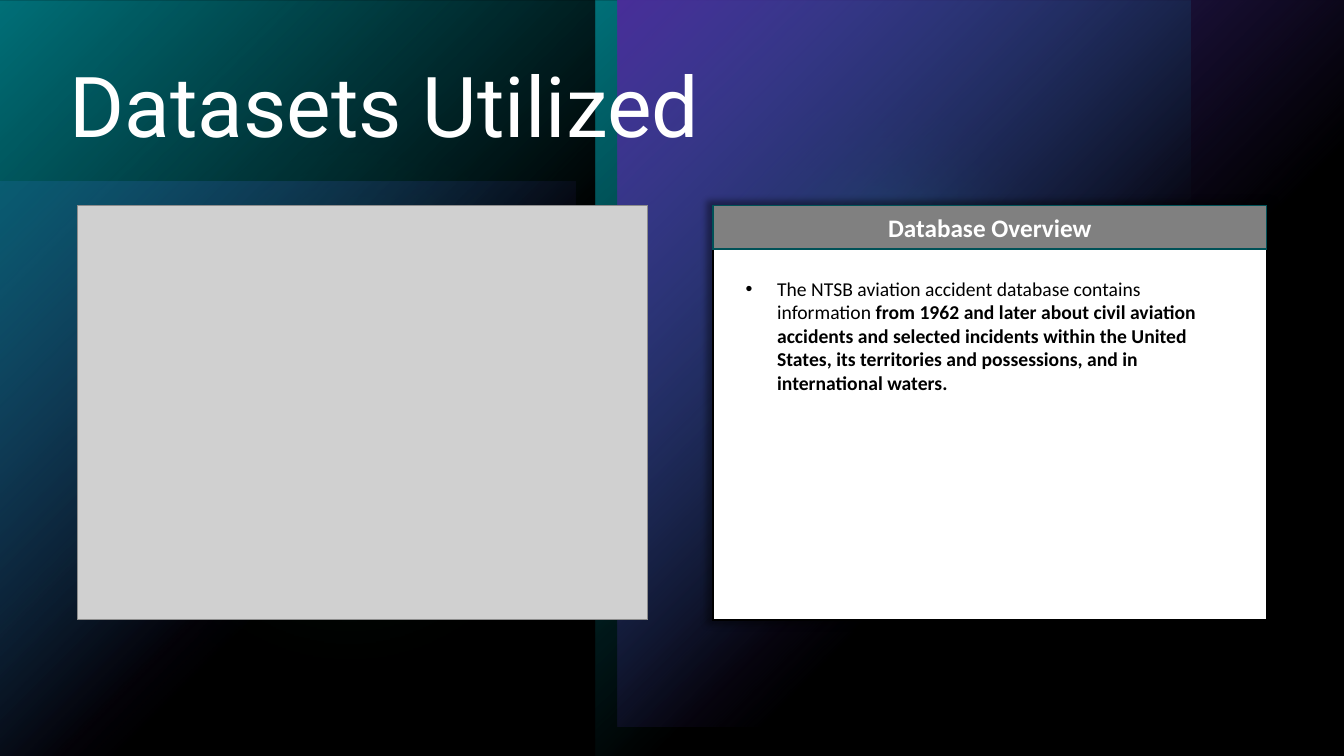
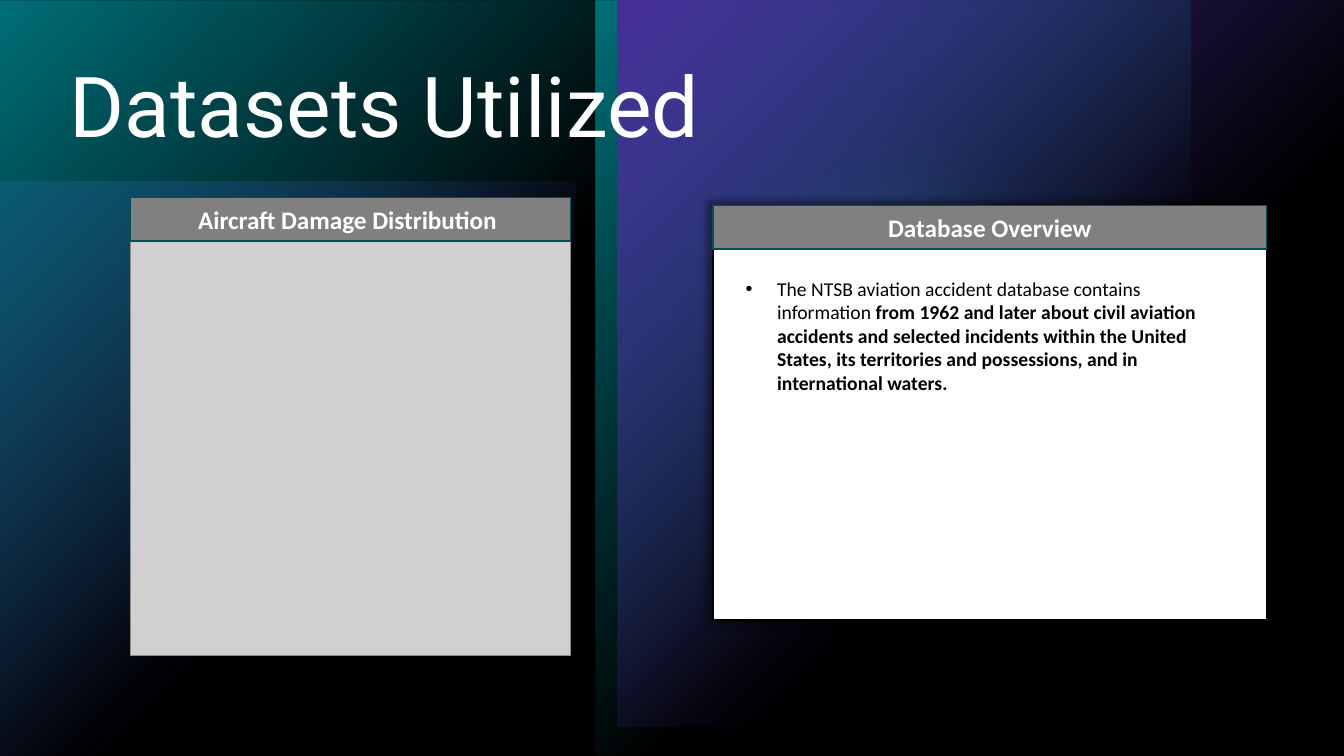
Before and after one commit to alecs1523/Aviation_Data_Analysis, a slide deck: slide 3 of phase_1_aviation_analysis.pptx. Drawn at 1344x756 pixels with LibreOffice and Linux fonts; fonts in the diff are those of the drawing; grey boxes stand for pictures. Boxes give left, top, right and bottom in pixels: in the first picture for what was removed or moved away, otherwise in the second. Text is boxed around its words. In the diff, an @@ line names an element or a change of style, - is before the commit and + after.

```diff
--- a/phase_1_aviation_analysis.pptx
+++ b/phase_1_aviation_analysis.pptx
@@ rectangle added at (x1=130, y1=198, x2=571, y2=241), fill #808080, outline #005258 1 pt, 18 pt, text #FFFFFF, bold @@
+Aircraft Damage Distribution
@@ picture resized from (x1=78, y1=206, x2=648, y2=620) to (x1=130, y1=241, x2=571, y2=655) @@
```
Also in this commit, not shown: 6 other slides changed, 2 slides added, 2 other files.
